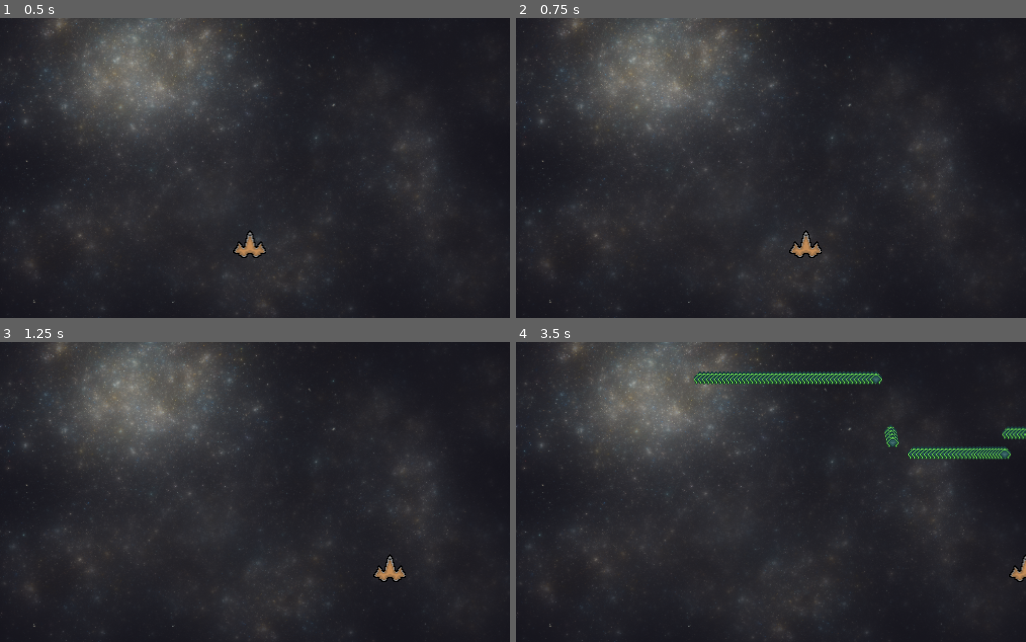
Above: before the commit, frames 1-4 (two rows, left to right).
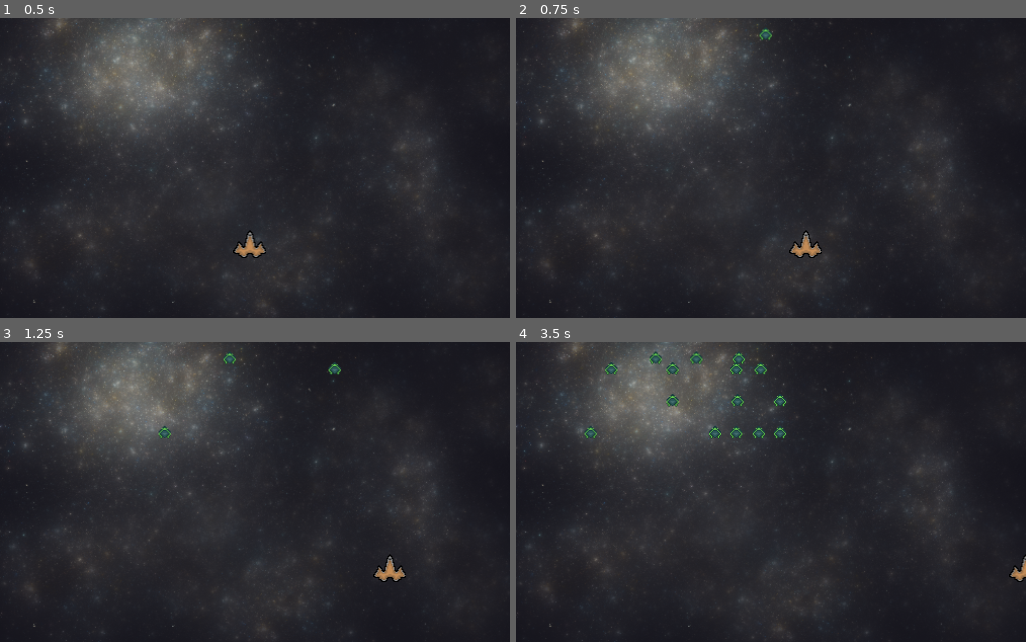
Above: after the commit, the same moments.

Repository: Pablo-Arevalo-Escobar/space_invaders
Game: Godot game, scene res://game.tscn
Two runs of this game, one before a commit and one after it. Both use one fixed random seed, a clock stepped at 60 frames per second and the inputs below.
Inputs:
- Up to frame 1 (0.5 s): no input
- Up to frame 2 (0.75 s): tap Enter at 0.5 s; hold D (move_right) from 0.53 s (still down); hold K (spawn) from 0.53 s (still down)
- Up to frame 3 (1.25 s): keep holding D (move_right); keep holding K (spawn)
- Up to frame 4 (3.5 s): release D (move_right) at 1.28 s; release K (spawn) at 1.28 s; hold S (move_down) 1.28-2.03 s; tap Space (shoot) at 1.35 s; tap K (spawn) at 1.55, 2.85 s; hold D (move_right) 2.03-2.78 s; hold K (spawn) 2.03-2.78 s; hold W (move_up) from 2.78 s (still down)

Frame 1 is identical in both runs. In frame 2, less than 0.1% of the frame differs, in the area x 47-51%, y 3-8%; in frame 3, 0.2%; in frame 4, 3.2%, in the area x 13-100%, y 3-40%.

Commit message:
Can spawn in levels now

Diff:
--- a/Mob.gd
+++ b/Mob.gd
@@ -5,6 +5,7 @@
 var screen_size
 var ysteps
 var xLimit
+signal gameEnd
 
 func _ready():
 	screen_size = get_viewport_rect().size
@@ -15,7 +16,7 @@
 func _process(delta):
 	var temporaryPos
 	temporaryPos = position + speed * direction * delta
-	if(temporaryPos.x < xLimit or temporaryPos.x > screen_size.x - xLimit):
+	if (temporaryPos.x < xLimit or temporaryPos.x > screen_size.x - xLimit):
 		var tree = get_tree()
 		get_tree().call_group("Enemies", "turn_around")
 		temporaryPos =  position
@@ -26,3 +27,5 @@
 		$TurnLimit.start()
 		direction.x = direction.x * -1
 		position.y = position.y + ysteps
+		if(7*screen_size.y/8 < position.y):
+			emit_signal("gameEnd")
--- a/Player.gd
+++ b/Player.gd
@@ -6,6 +6,7 @@
 var screen_size
 var upper_limit
 var bullet_scene = preload("Bullet.tscn")
+signal playerReady
 # Declare member variables here. Examples:
 # var a = 2
 # var b = "text"
@@ -16,6 +17,7 @@
 
 	screen_size = get_viewport_rect().size
 	upper_limit = screen_size.y - screen_size.y/4
+
 
 func _shoot():
 
@@ -37,9 +39,9 @@
 	if Input.is_action_pressed("shoot"):
 		_shoot()
 	if Input.is_action_pressed("spawn"):
-		var mob = load("Mob.tscn").instance()
-		mob.position = position + Vector2(0,-250)
-		get_parent().add_child(mob)
+		if ($Timer.is_stopped()):
+			$Timer.start()
+			emit_signal("playerReady")
 
 
 	position += velocity * SPEED *  delta;
--- a/game.gd
+++ b/game.gd
@@ -1,6 +1,70 @@
 extends Node2D
 
 var screen_size
+var level = []
+const level_cap = 9
+var difficulty = 1
 
 func _ready():
 	screen_size = get_viewport_rect().size
+	randomize()
+	prepareLevelVar()
+
+func prepareLevelVar():
+	level.resize(level_cap)
+	for i in range(level_cap):
+		var row = []
+		row.resize(level_cap)
+		for j in range(level_cap):
+				row[j] = 0
+		level[i] = row
+
+func clearLevel():
+	for i in range(level_cap):
+		for j in range(level_cap):
+			level[i][j] = 0
+
+func getLevelAt(pos):
+	return level[pos/level_cap][pos%level_cap]
+
+func setLevelAt(pos):
+	level[pos/level_cap][pos%level_cap] = 1
+
+func createLevel(count):
+	clearLevel()
+	var ran = level_cap*level_cap
+
+	for i in range(count):
+		var number = randi() % ran
+		var shift = 0
+
+		while (shift < ran and getLevelAt((number + shift) % ran)):
+			shift = shift + 1
+
+		setLevelAt(number + shift)
+		ran = ran - 1
+
+func startLevel():
+	for i in range(level_cap*level_cap):
+		if (getLevelAt(i)):
+			var mob = load("Mob.tscn").instance()
+
+			var row = i / level_cap
+			var col = i % level_cap
+
+			var lowerX = screen_size.x/3
+			var xSteps = lowerX/8
+			var xPos = screen_size.x/3 + col*xSteps
+
+			var upperY = screen_size.y/3
+			var ySteps = (upperY-screen_size.y/20)/8
+			var yPos = screen_size.y/20 + row*ySteps
+
+			mob.position = Vector2(xPos, yPos)
+			add_child(mob)
+
+
+func _on_Player_playerReady():
+	createLevel(difficulty)
+	startLevel()
+	difficulty = difficulty + 1
--- a/game.tscn
+++ b/game.tscn
@@ -7,7 +7,7 @@
 
 [sub_resource type="RectangleShape2D" id=1]
 
-[node name="game" type="Node2D"]
+[node name="game" type="Node2D" groups=["Enemies"]]
 script = ExtResource( 3 )
 
 [node name="Background" type="Sprite" parent="."]
@@ -27,4 +27,9 @@
 [node name="Sprite" type="Sprite" parent="Player"]
 texture = ExtResource( 2 )
 
+[node name="Timer" type="Timer" parent="Player"]
+wait_time = 0.5
+one_shot = true
+
 [connection signal="area_entered" from="Player" to="Player" method="_on_Player_area_entered"]
+[connection signal="playerReady" from="Player" to="." method="_on_Player_playerReady"]
